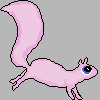
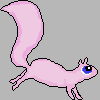
The second w=100, h=100 image is a revision of the first. Changes to its layers:
painted on "Layer 1" over left=82, top=66, right=92, bottom=74
